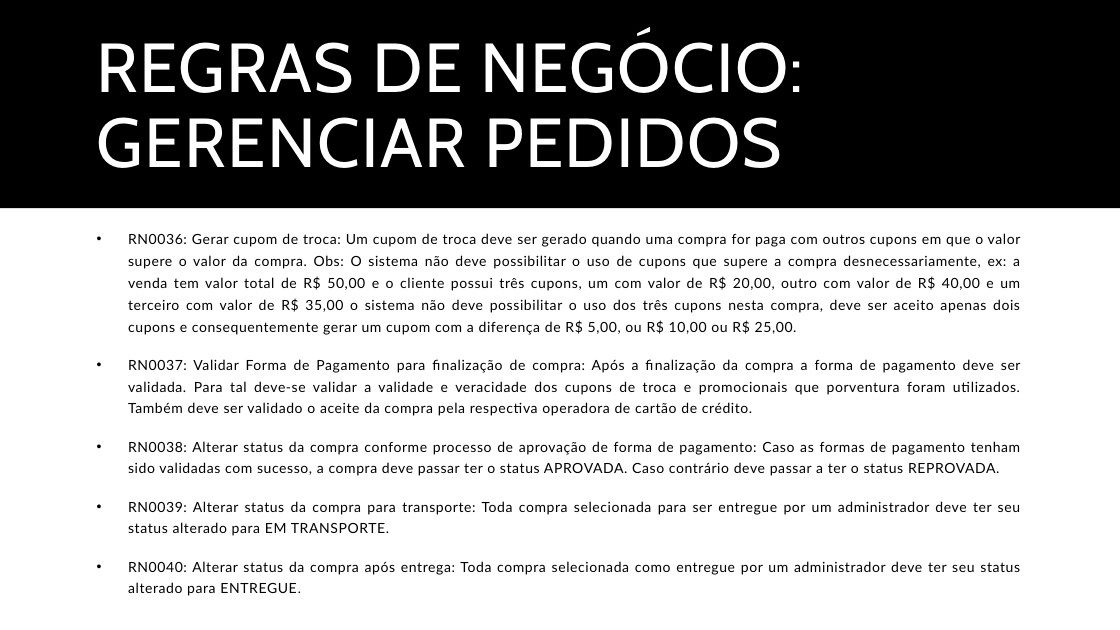
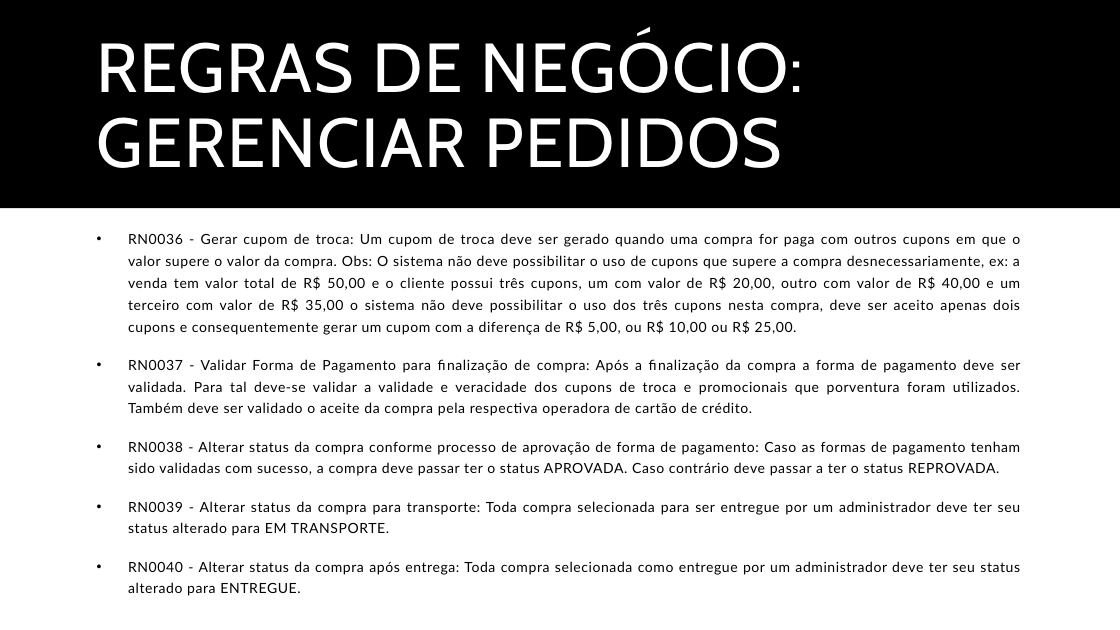
Before and after one commit to BrenoXDMoon/ProjetoLes, a slide deck: slide 20 of Documentos/Trabalho de Lab.pptx. Drawn at 1120x630 pixels with LibreOffice and Linux fonts; fonts in the diff are those of the drawing. Boxes give left, top, right and bottom in pixels: in the first picture for what was removed or moved away, otherwise in the second. Text is boxed around its words. In the diff, an @@ line names an element or a change of style, - is before the commit and + after.

```diff
--- a/Documentos/Trabalho de Lab.pptx
+++ b/Documentos/Trabalho de Lab.pptx
@@ text at (128, 233, 1021, 596): text changed @@
-• RN0036: Gerar cupom de troca: Um cupom de troca deve ser gerado quando uma compra for paga com outros cupons em que o valor supere o valor da compra. Obs: O sistema não deve possibilitar o uso de cupons que supere a compra desnecessariamente, ex: a venda tem valor total de R$ 50,00 e o cliente possui três cupons, um com valor de R$ 20,00, outro com valor de R$ 40,00 e um terceiro com valor de R$ 35,00 o sistema não deve possibilitar o uso dos três cupons nesta compra, deve ser aceito apenas dois cupons e consequentemente gerar um cupom com a diferença de R$ 5,00, ou R$ 10,00 ou R$ 25,00.
-• RN0037: Validar Forma de Pagamento para finalização de compra: Após a finalização da compra a forma de pagamento deve ser validada. Para tal deve-se validar a validade e veracidade dos cupons de troca e promocionais que porventura foram utilizados. Também deve ser validado o aceite da compra pela respectiva operadora de cartão de crédito.
-• RN0038: Alterar status da compra conforme processo de aprovação de forma de pagamento: Caso as formas de pagamento tenham sido validadas com sucesso, a compra deve passar ter o status APROVADA. Caso contrário deve passar a ter o status REPROVADA.
-• RN0039: Alterar status da compra para transporte: Toda compra selecionada para ser entregue por um administrador deve ter seu status alterado para EM TRANSPORTE.
-• RN0040: Alterar status da compra após entrega: Toda compra selecionada como entregue por um administrador deve ter seu status alterado para ENTREGUE.
+• RN0036 - Gerar cupom de troca: Um cupom de troca deve ser gerado quando uma compra for paga com outros cupons em que o valor supere o valor da compra. Obs: O sistema não deve possibilitar o uso de cupons que supere a compra desnecessariamente, ex: a venda tem valor total de R$ 50,00 e o cliente possui três cupons, um com valor de R$ 20,00, outro com valor de R$ 40,00 e um terceiro com valor de R$ 35,00 o sistema não deve possibilitar o uso dos três cupons nesta compra, deve ser aceito apenas dois cupons e consequentemente gerar um cupom com a diferença de R$ 5,00, ou R$ 10,00 ou R$ 25,00.
+• RN0037 - Validar Forma de Pagamento para finalização de compra: Após a finalização da compra a forma de pagamento deve ser validada. Para tal deve-se validar a validade e veracidade dos cupons de troca e promocionais que porventura foram utilizados. Também deve ser validado o aceite da compra pela respectiva operadora de cartão de crédito.
+• RN0038 - Alterar status da compra conforme processo de aprovação de forma de pagamento: Caso as formas de pagamento tenham sido validadas com sucesso, a compra deve passar ter o status APROVADA. Caso contrário deve passar a ter o status REPROVADA.
+• RN0039 - Alterar status da compra para transporte: Toda compra selecionada para ser entregue por um administrador deve ter seu status alterado para EM TRANSPORTE.
+• RN0040 - Alterar status da compra após entrega: Toda compra selecionada como entregue por um administrador deve ter seu status alterado para ENTREGUE.
```
Also in this commit, not shown: 12 other slides changed, 7 slides added, 1 slide removed, 23 other files.
